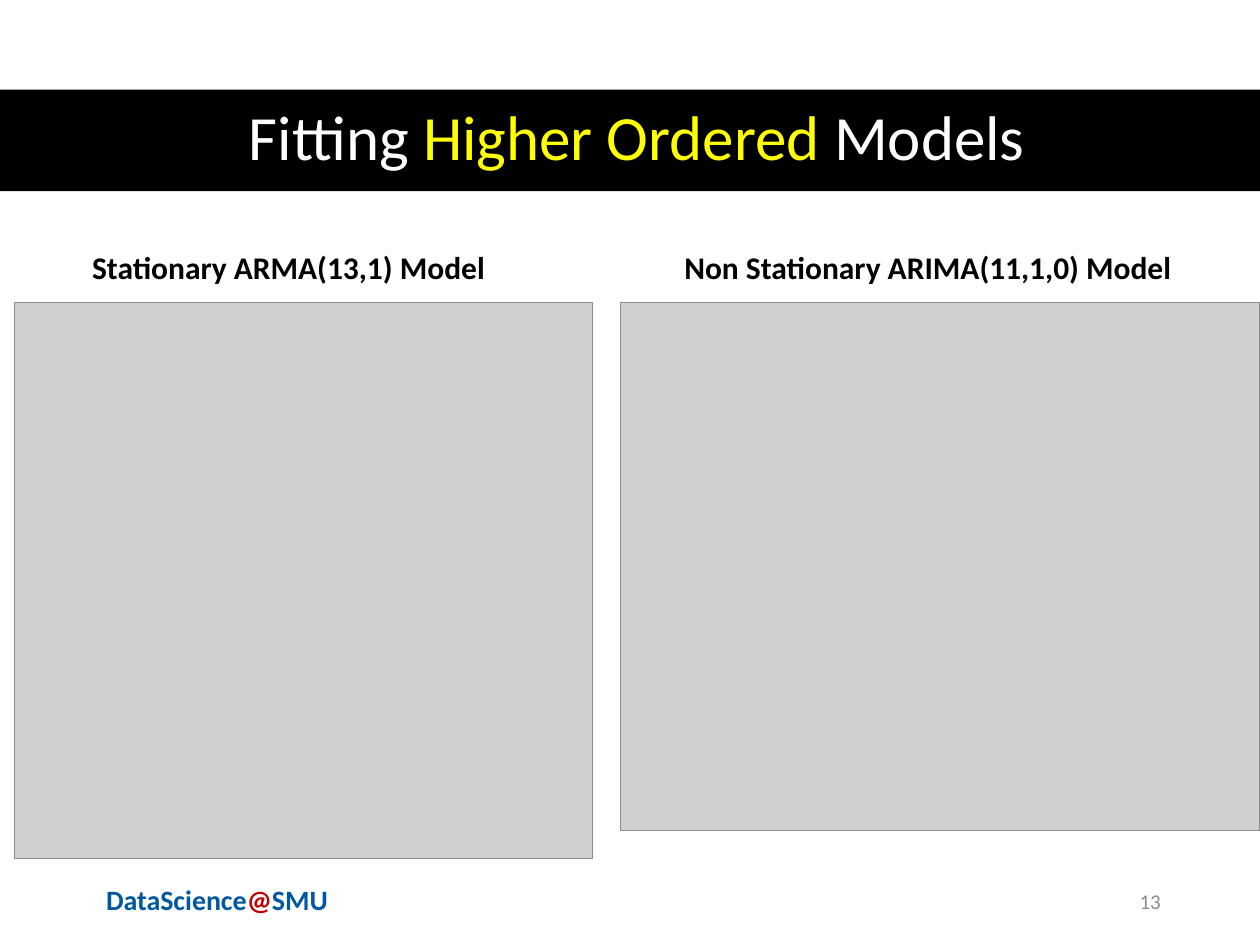
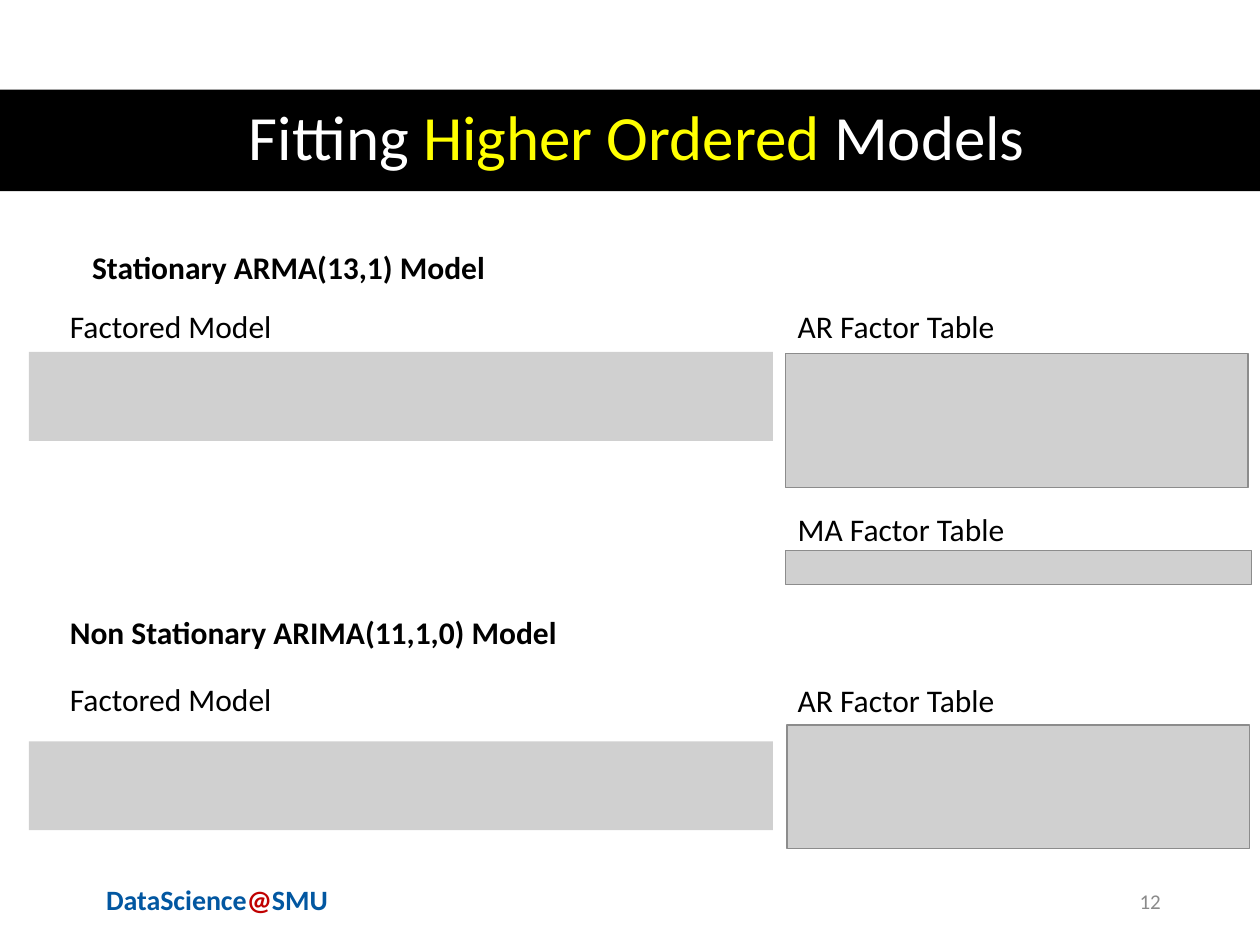
Before and after one commit to sjmiller8182/gdp_prediction, a slide deck: slide 12 of presentation/forecasting_recessions.pptx (slide 13 before the commit). Drawn at 1260x945 pixels with LibreOffice and Linux fonts; fonts in the diff are those of the drawing; grey boxes stand for pictures; background and template pictures are left out. Boxes give left, top, right and bottom in pixels: in the first picture for what was removed or moved away, otherwise in the second. Text is boxed around its words. In the diff, an @@ line names an element or a change of style, - is before the commit and + after.

```diff
--- a/presentation/forecasting_recessions.pptx
+++ b/presentation/forecasting_recessions.pptx
@@ picture removed at (15, 302, 593, 858) @@
@@ text added at (70, 316, 271, 339), 18 pt, text #000000 @@
+Factored Model
@@ picture removed at (620, 302, 1260, 830) @@
@@ text added at (798, 316, 994, 339), 18 pt, text #000000 @@
+AR Factor Table
@@ picture added at (29, 352, 772, 441) @@
@@ picture added at (785, 354, 1247, 488) @@
@@ text added at (798, 519, 1004, 542), 18 pt, text #000000 @@
+MA Factor Table
@@ picture added at (785, 551, 1251, 585) @@
@@ text "Non Stationary ARIMA(11,1,0) Model": place and size @@
-text "Non Stationary ARIMA(11,1,0) Model" at (684, 256, 1171, 284)
+text "Non Stationary ARIMA(11,1,0) Model" at (70, 621, 557, 649)
@@ text added at (70, 689, 271, 712), 18 pt, text #000000 @@
+Factored Model
@@ text added at (798, 690, 994, 713), 18 pt, text #000000 @@
+AR Factor Table
@@ picture added at (29, 741, 772, 830) @@
@@ picture added at (788, 724, 1250, 848) @@
@@ page number at (1140, 895, 1161, 909): text changed @@
-13
+12
```
Also in this commit, not shown: 9 other slides changed, 1 slide removed, 1 other file.
